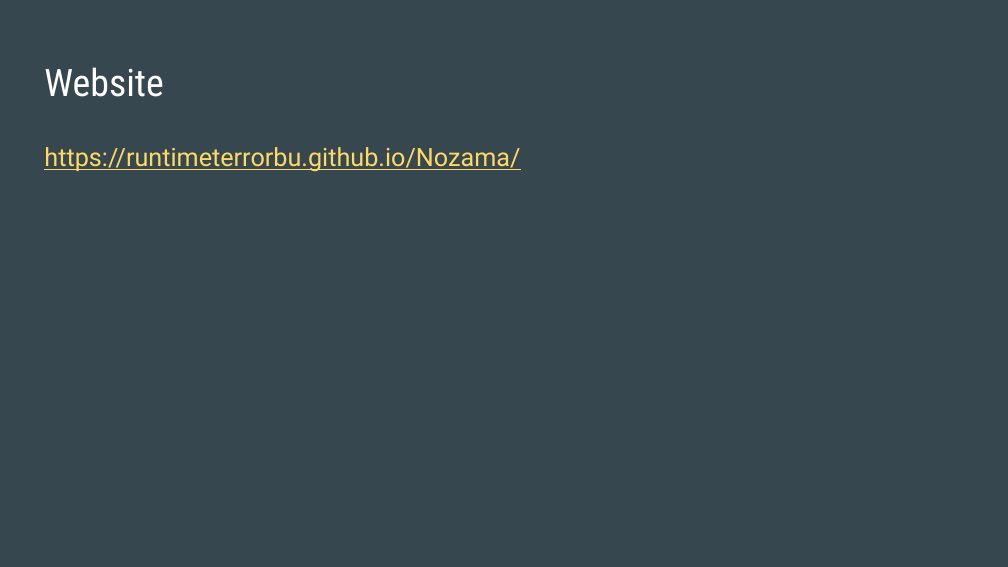
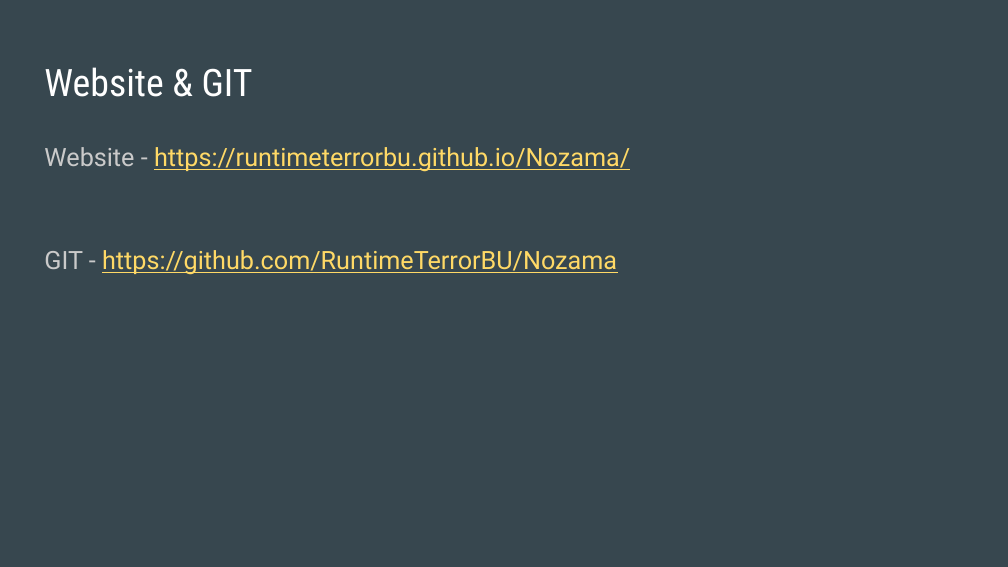
Before and after one commit to RuntimeTerrorBU/Nozama, a slide deck: slide 10 of Iteration2 Documents/NOT FINISHED - Iteration 2 Slides.pptx. Drawn at 1008x567 pixels with LibreOffice and Linux fonts; fonts in the diff are those of the drawing. Boxes give left, top, right and bottom in pixels: in the first picture for what was removed or moved away, otherwise in the second. Text is boxed around its words. In the diff, an @@ line names an element or a change of style, - is before the commit and + after.

```diff
--- a/Iteration2 Documents/NOT FINISHED - Iteration 2 Slides.pptx
+++ b/Iteration2 Documents/NOT FINISHED - Iteration 2 Slides.pptx
@@ title at box(44, 67, 253, 97): text changed @@
-Website
+Website & GIT
@@ text at box(44, 147, 630, 275): text changed @@
-https://runtimeterrorbu.github.io/Nozama/
+Website - https://runtimeterrorbu.github.io/Nozama/
+GIT - https://github.com/RuntimeTerrorBU/Nozama
```
Also in this commit, not shown: 1 other slide changed.
